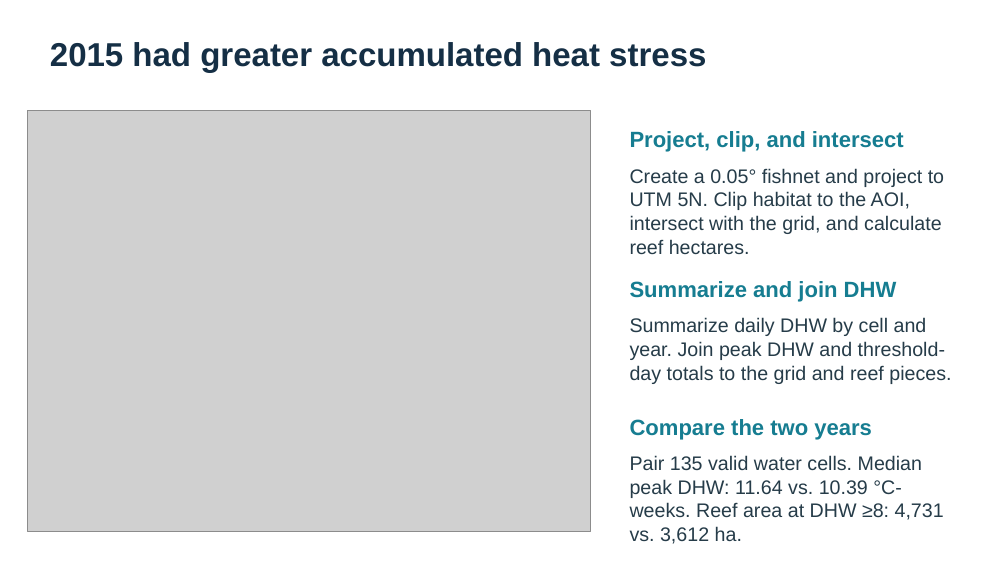
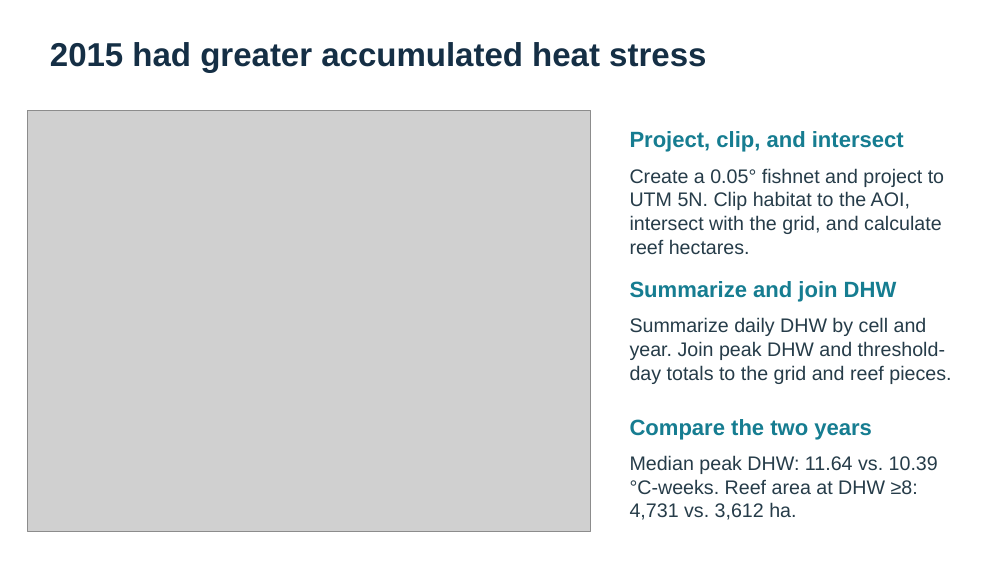
Before and after one commit to drwbkr1/West-Hawaii-Heat-Stress-ASM540, a slide deck: slide 3 of GISProjectDrewBaker/Documentation/GISPresentationDrewBaker.pptx. Drawn at 1008x567 pixels with LibreOffice and Linux fonts; fonts in the diff are those of the drawing; grey boxes stand for pictures. Boxes give left, top, right and bottom in pixels: in the first picture for what was removed or moved away, otherwise in the second. Text is boxed around its words. In the diff, an @@ line names an element or a change of style, - is before the commit and + after.

```diff
--- a/GISProjectDrewBaker/Documentation/GISPresentationDrewBaker.pptx
+++ b/GISProjectDrewBaker/Documentation/GISPresentationDrewBaker.pptx
@@ text at (x1=630, y1=455, x2=938, y2=520): text changed @@
-Pair 135 valid water cells. Median peak DHW: 11.64 vs. 10.39 °C-weeks. Reef area at DHW ≥8: 4,731 vs. 3,612 ha.
+Median peak DHW: 11.64 vs. 10.39 °C-weeks. Reef area at DHW ≥8: 4,731 vs. 3,612 ha.
```
Also in this commit, not shown: 4 other slides changed, 2 slides added, 1 slide removed, 1 other file.
